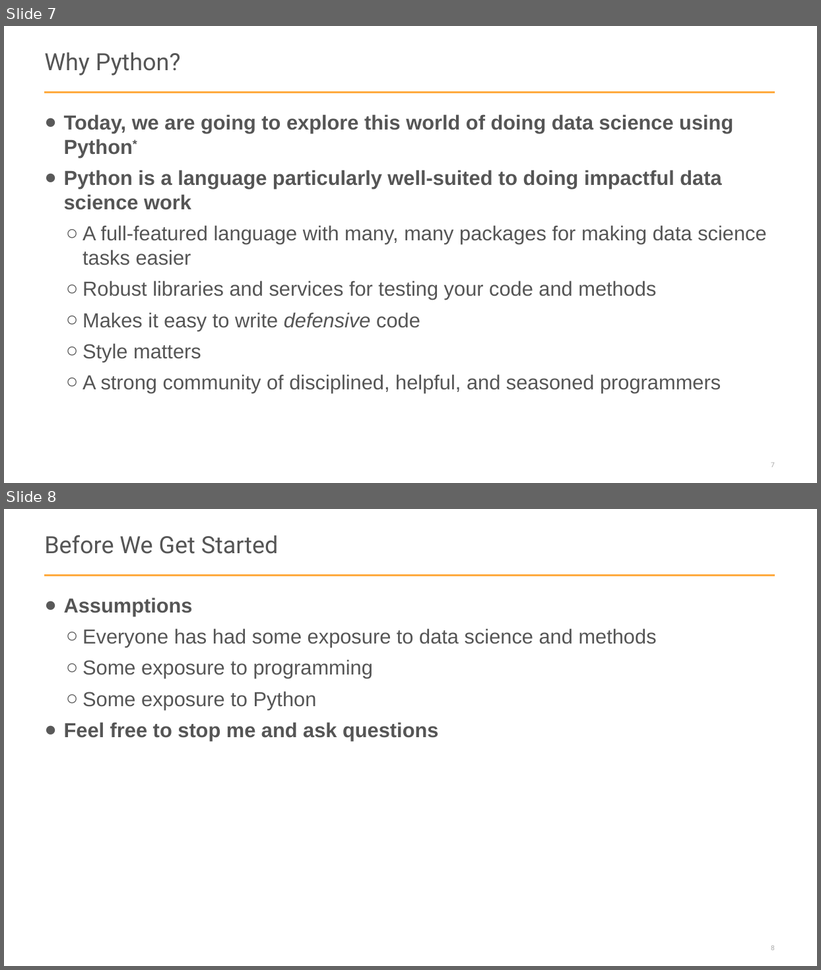
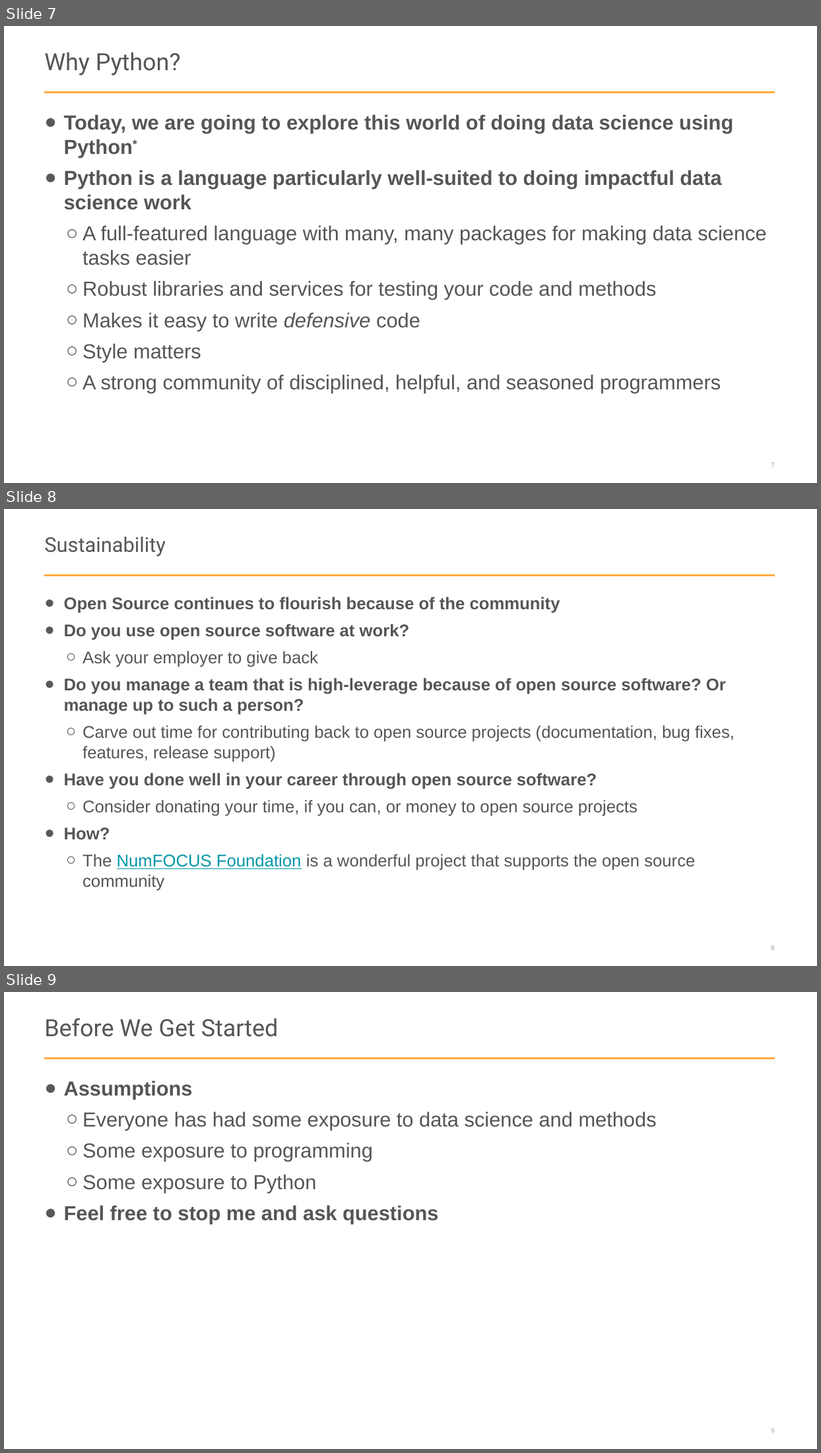
Before and after one commit to jseabold/pycon-ds-2018, a slide deck: intro-to-python.pptx. Shown one above the other, each under a label of ours: slides 7 and 8 before the commit, slides 7, 8 and 9 after it. The pictures are 821x970 and 821x1453 pixels, drawn with LibreOffice and Linux fonts; fonts in the diff are those of the drawing. Boxes give left, top, right and bottom in pixels: in the first picture for what was removed or moved away, otherwise in the second. Text is boxed around its words. In the diff, an @@ line names an element or a change of style, - is before the commit and + after.

```diff
--- a/intro-to-python.pptx
+++ b/intro-to-python.pptx
@@ slide 8 added at (4,509,817,966), background #FFFFFF; not listed: 2 template elements that a slide beside it also shows @@
@@ title added at (44,537,166,557), 24 pt, text #555555 @@
+Sustainability
@@ text added at (64,597,735,891), 20 pt, text #555555 @@
+● Open Source continues to flourish because of the community
+● Do you use open source software at work?
+  ○ Ask your employer to give back
+● Do you manage a team that is high-leverage because of open source software? Or manage up to such a person?
+  ○ Carve out time for contributing back to open source projects (documentation, bug fixes, features, release support)
+● Have you done well in your career through open source software?
+  ○ Consider donating your time, if you can, or money to open source projects
+● How?
+  ○ The NumFOCUS Foundation is a wonderful project that supports the open source community
@@ what was slide 8 is now slide 9 @@
```
